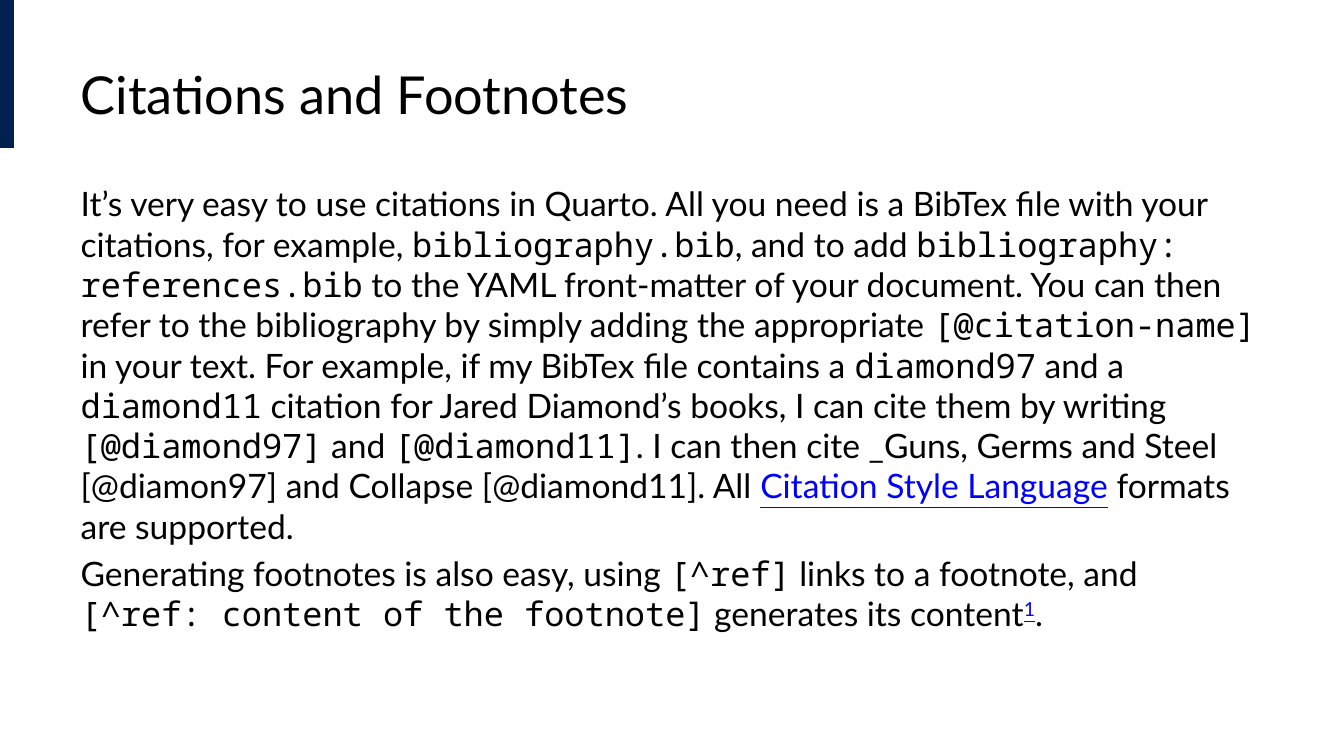
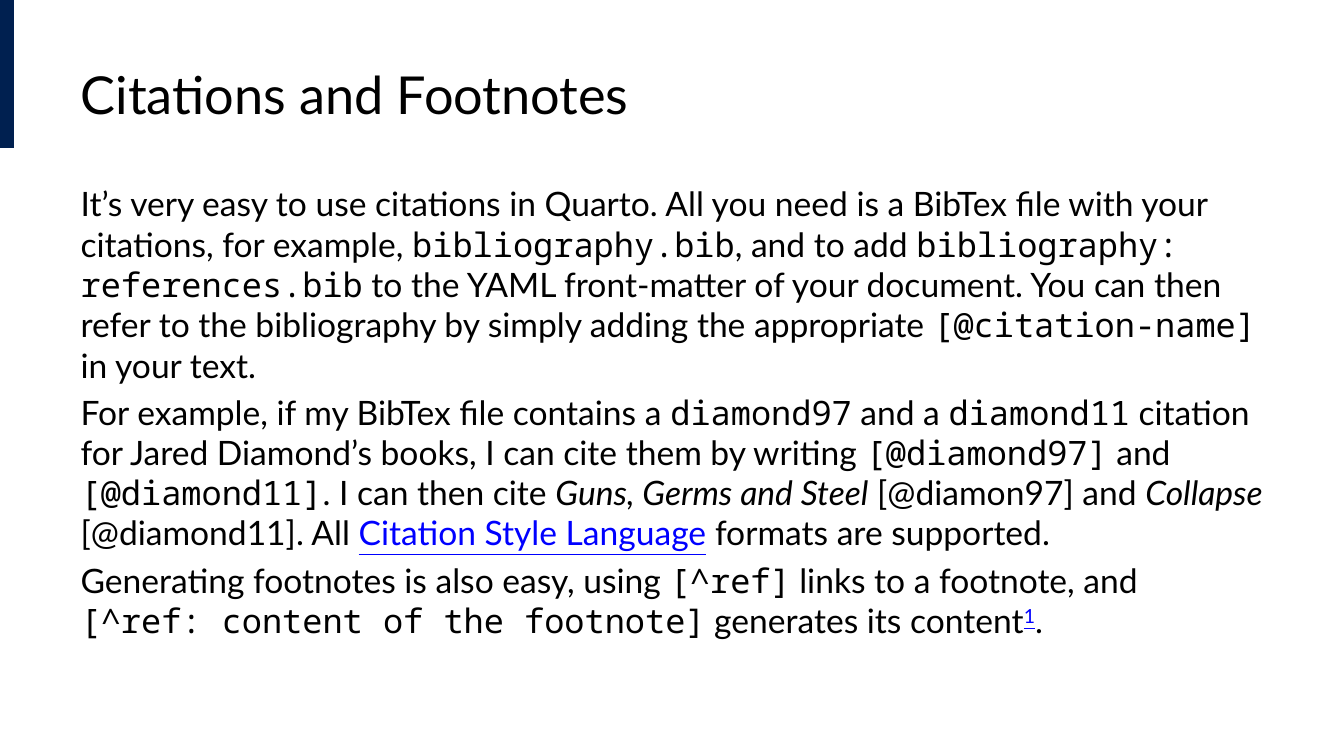
Before and after one commit to lucas-a-meyer/using-quarto, a slide deck: slide 33 of docs/presentation-orig.pptx. Drawn at 1344x756 pixels with LibreOffice and Linux fonts; fonts in the diff are those of the drawing. Boxes give left, top, right and bottom in pixels: in the first picture for what was removed or moved away, otherwise in the second. Text is boxed around its words. In the diff, an @@ line names an element or a change of style, - is before the commit and + after.

```diff
--- a/docs/presentation-orig.pptx
+++ b/docs/presentation-orig.pptx
@@ text at (x1=81, y1=190, x2=1262, y2=551): text changed @@
-It’s very easy to use citations in Quarto. All you need is a BibTex file with your citations, for example, bibliography.bib, and to add bibliography: references.bib to the YAML front-matter of your document. You can then refer to the bibliography by simply adding the appropriate [@citation-name] in your text. For example, if my BibTex file contains a diamond97 and a diamond11 citation for Jared Diamond’s books, I can cite them by writing [@diamond97] and [@diamond11]. I can then cite _Guns, Germs and Steel [@diamon97] and Collapse [@diamond11]. All Citation Style Language formats are supported.
+It’s very easy to use citations in Quarto. All you need is a BibTex file with your citations, for example, bibliography.bib, and to add bibliography: references.bib to the YAML front-matter of your document. You can then refer to the bibliography by simply adding the appropriate [@citation-name] in your text.
+For example, if my BibTex file contains a diamond97 and a diamond11 citation for Jared Diamond’s books, I can cite them by writing [@diamond97] and [@diamond11]. I can then cite Guns, Germs and Steel [@diamon97] and Collapse [@diamond11]. All Citation Style Language formats are supported.
```
Also in this commit, not shown: 7 other files.
